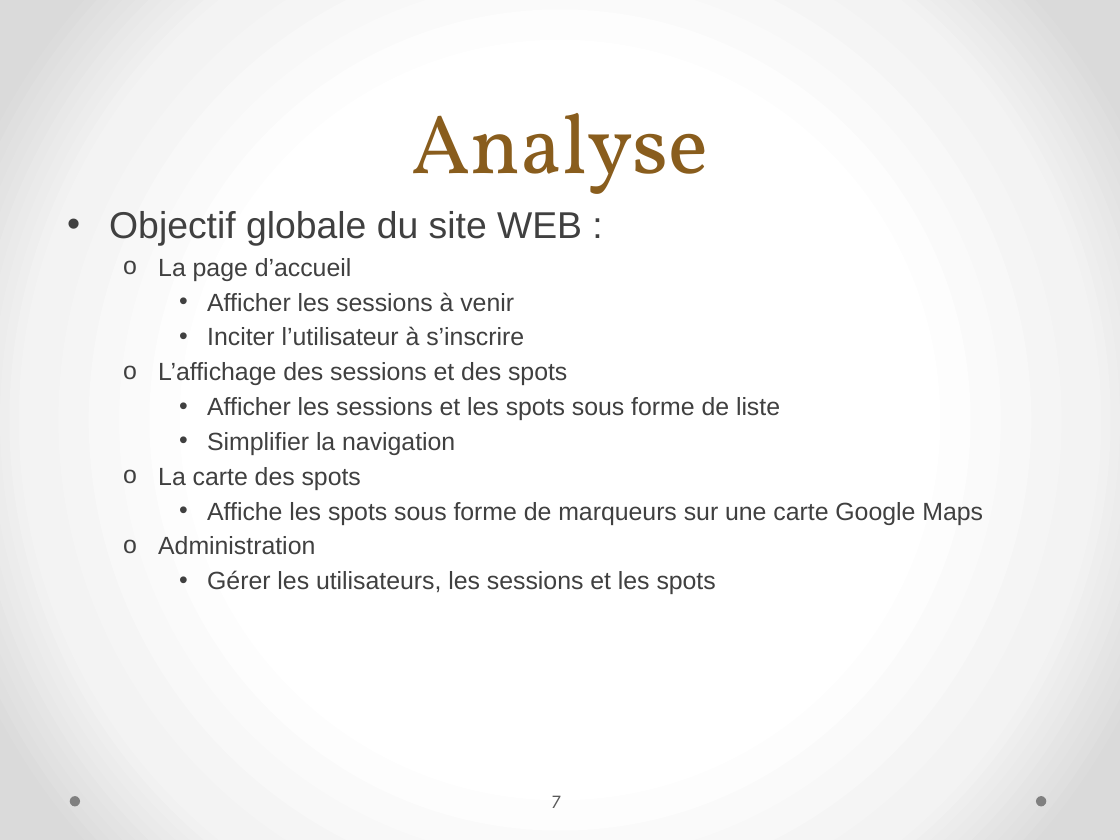
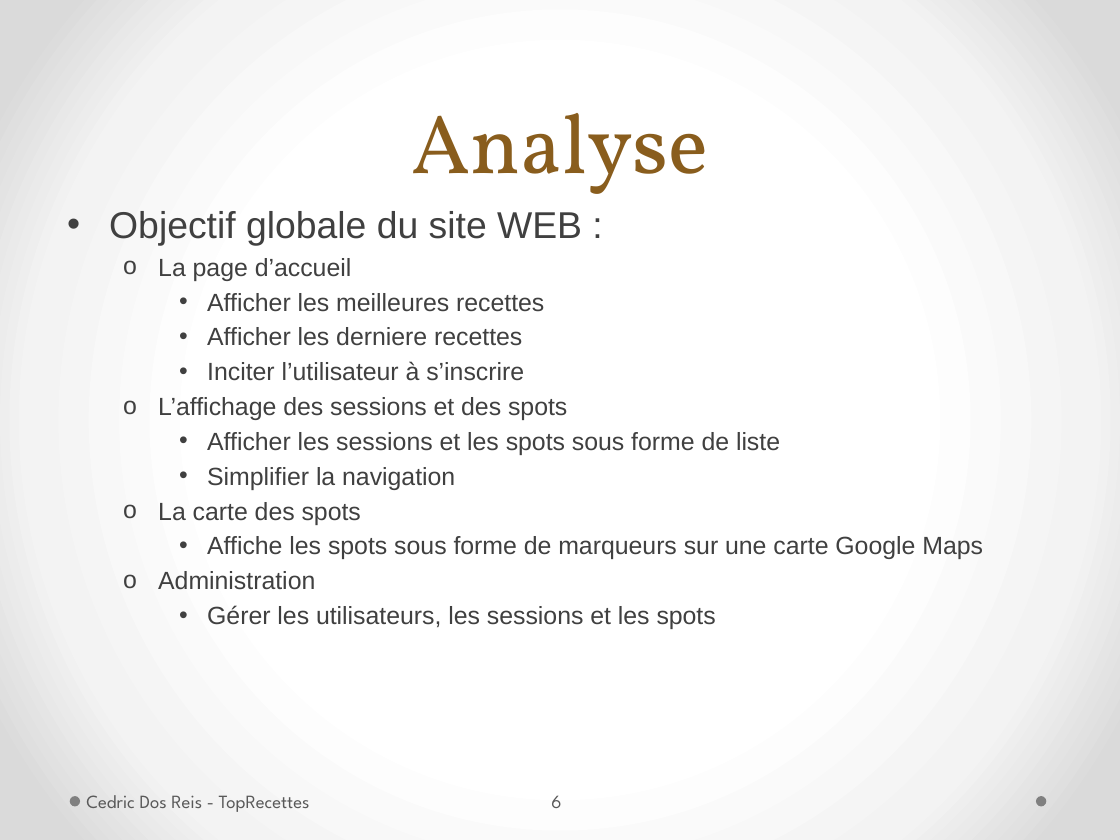
Before and after one commit to MrBeelzeBob/TopRecettes, a slide deck: slide 6 of Rendu final/PrésentationTPI2015_TopRecette.pptx (slide 7 before the commit). Drawn at 1120x840 pixels with LibreOffice and Linux fonts; fonts in the diff are those of the drawing. Boxes give left, top, right and bottom in pixels: in the first picture for what was removed or moved away, otherwise in the second. Text is boxed around its words. In the diff, an @@ line names an element or a change of style, - is before the commit and + after.

```diff
--- a/Rendu final/PrésentationTPI2015_TopRecette.pptx
+++ b/Rendu final/PrésentationTPI2015_TopRecette.pptx
@@ text at <box>207,293,544,346</box>: text changed @@
-    • Afficher les sessions à venir
+    • Afficher les meilleures recettes
+    • Afficher les derniere recettes
@@ text added at <box>86,795,310,812</box>, 12 pt, text #595959 @@
+Cedric Dos Reis - TopRecettes
@@ page number at <box>551,795,561,808</box>: text changed @@
-7
+6
```
Also in this commit, not shown: 15 other slides changed, 1 slide added, 2 slides removed.
